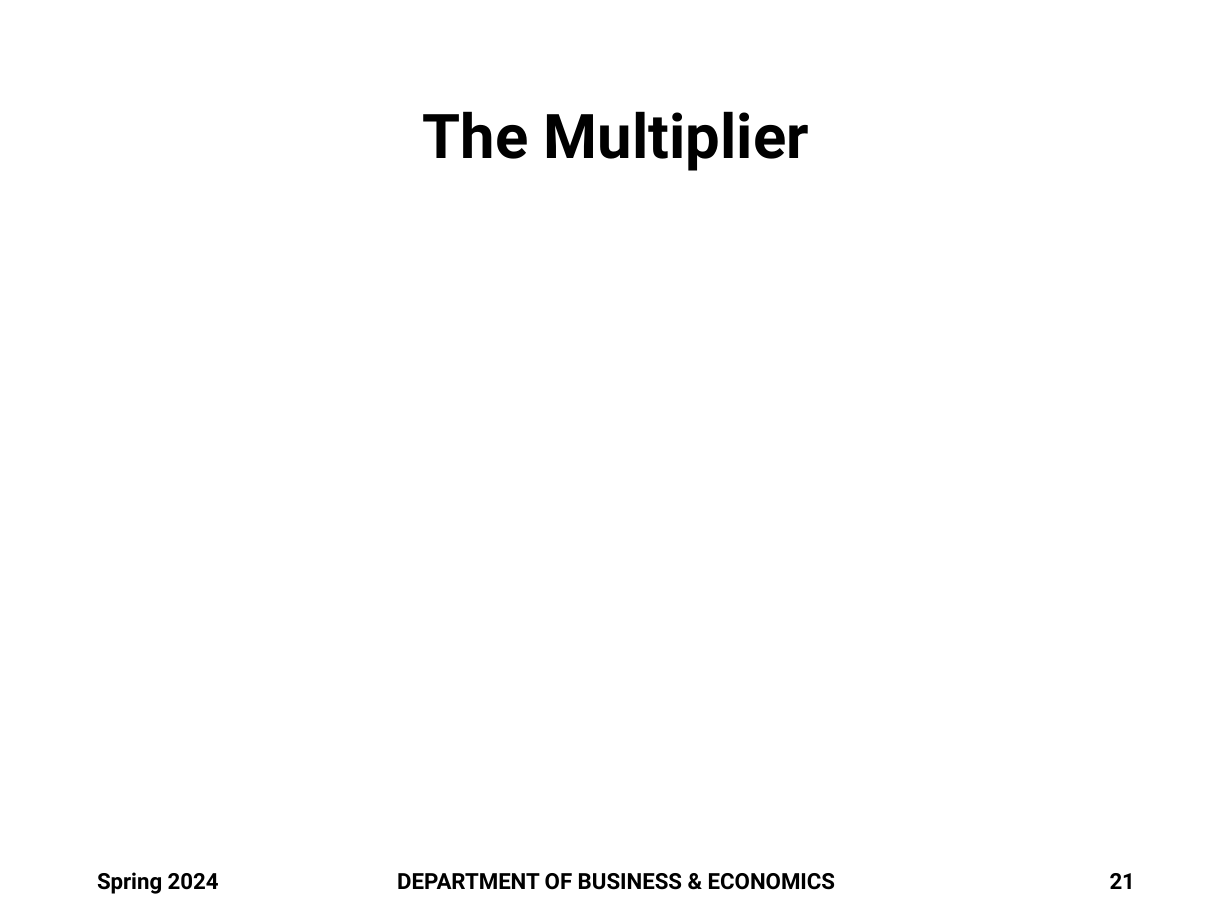
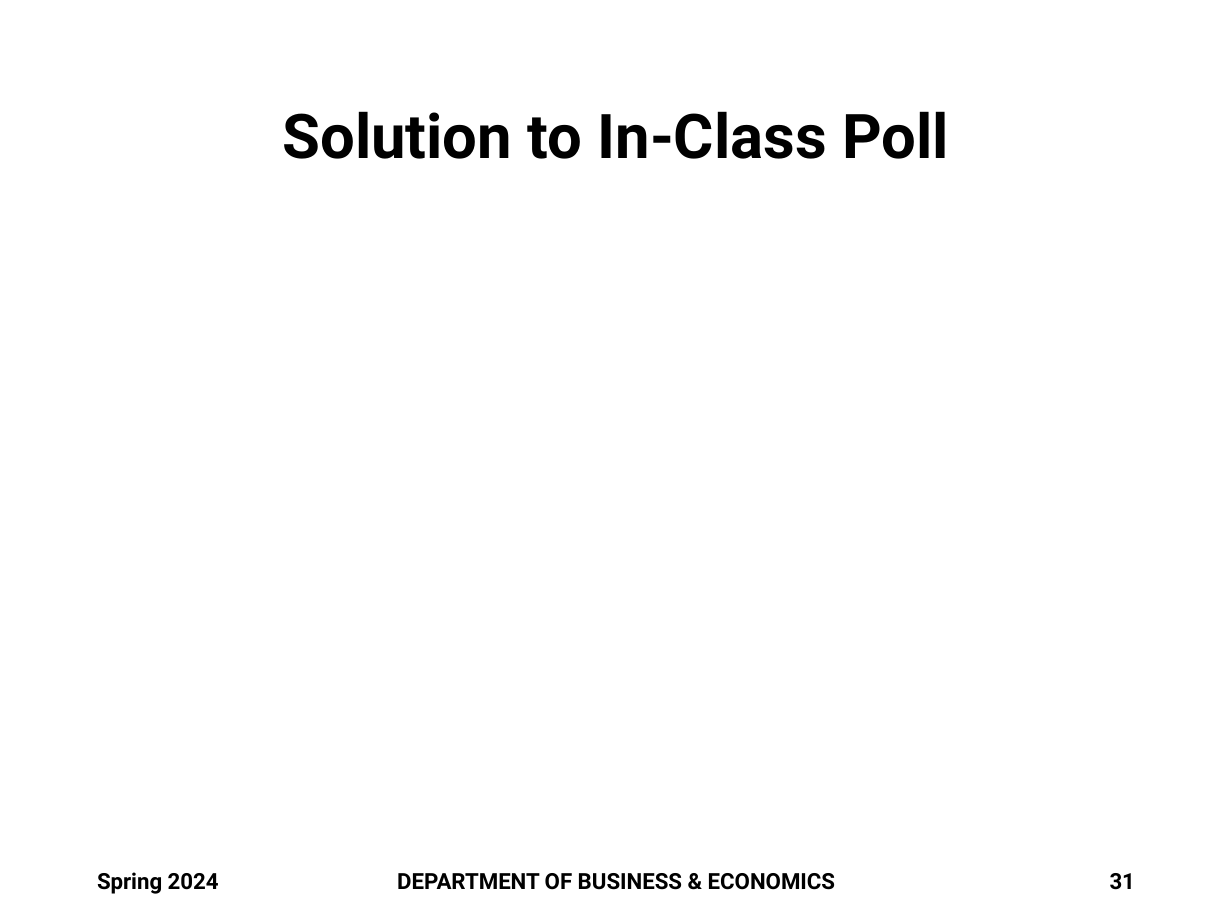
Before and after one commit to brianhwpark/brianhwpark.github.io, a slide deck: slide 31 of files/teaching-resources/monmouthcollege-econ-301/econ-301-s2024-lecture-note/ECON301-S2024-LEC02.pptx (slide 21 before the commit). Drawn at 1232x924 pixels with LibreOffice and Linux fonts; fonts in the diff are those of the drawing; grey boxes stand for pictures; background and template pictures are left out. Boxes give left, top, right and bottom in pixels: in the first picture for what was removed or moved away, otherwise in the second. Text is boxed around its words. In the diff, an @@ line names an element or a change of style, - is before the commit and + after.

```diff
--- a/files/teaching-resources/monmouthcollege-econ-301/econ-301-s2024-lecture-note/ECON301-S2024-LEC02.pptx
+++ b/files/teaching-resources/monmouthcollege-econ-301/econ-301-s2024-lecture-note/ECON301-S2024-LEC02.pptx
@@ title at [282,111,949,159]: text changed @@
-The Multiplier
+Solution to In-Class Poll
@@ page number at [1110,873,1135,890]: text changed @@
-21
+31
```
Also in this commit, not shown: 16 slides added, 3 other files.
